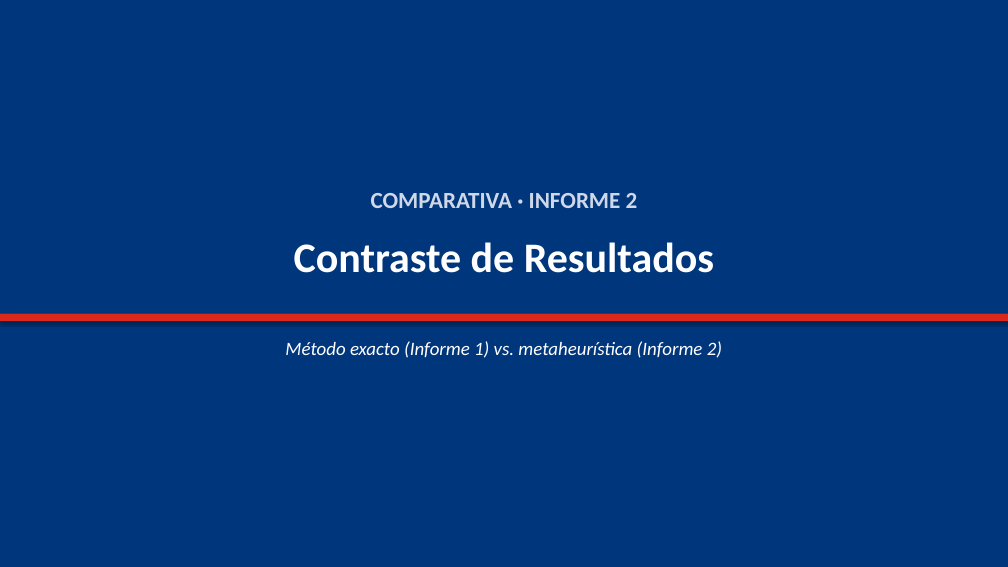
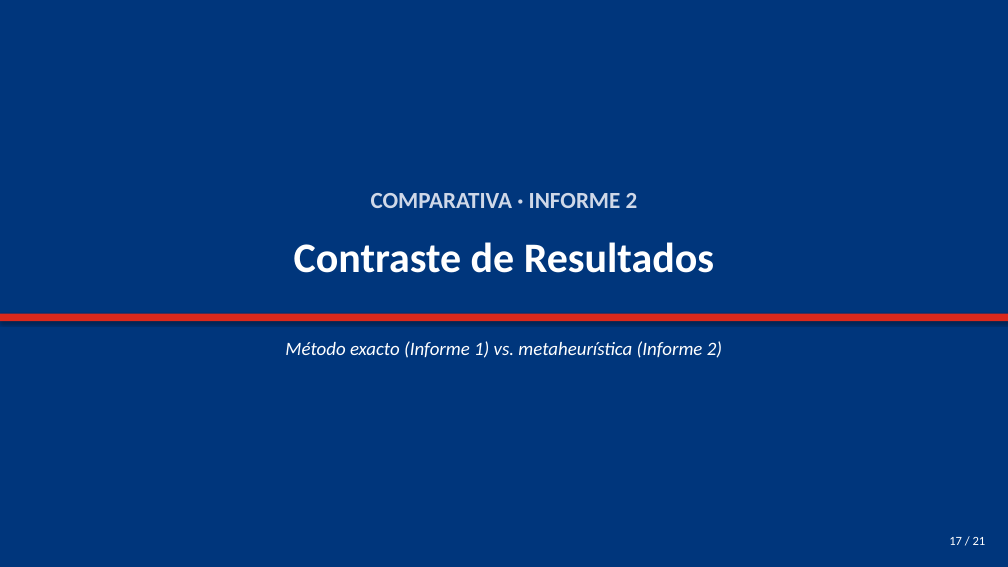
Before and after one commit to dmm-usach/lab-opti, a slide deck: slide 17 of presentacion/Presentacion_MCP.pptx. Drawn at 1008x567 pixels with LibreOffice and Linux fonts; fonts in the diff are those of the drawing. Boxes give left, top, right and bottom in pixels: in the first picture for what was removed or moved away, otherwise in the second. Text is boxed around its words. In the diff, an @@ line names an element or a change of style, - is before the commit and + after.

```diff
--- a/presentacion/Presentacion_MCP.pptx
+++ b/presentacion/Presentacion_MCP.pptx
@@ text added at [949,537,986,545], 12 pt, text #FFFFFF @@
+17 / 21
```
Also in this commit, not shown: 7 other slides changed, 7 other files.
